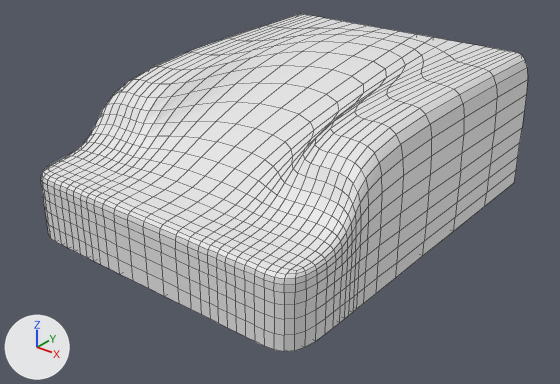
Two versions of the Blender file Blender/Models/PourshhCar1_BoxTopo.blend, one commit apart.
Camera for both pictures: a 50 mm camera at (2.16, -2.78, 1.79) aimed at (0.03, -0.12, 0.14). The lights are fixed; the arrows at lower left show +X, +Y and +Z. The older version comes first. Mesh edges are drawn as thin lines.
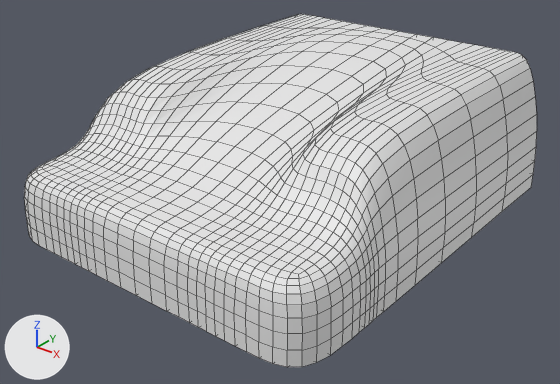
Location of each change, (x1, y1, x2, y2) in pixels of the pictures (560 x 384 px; the box of a moved part takes in the faces that stretch with it):
```json
{"object": "Cube.001", "change": "reshaped", "before": [41, 14, 528, 352], "after": [24, 14, 537, 367]}
{"part": 1, "of": "me_cube_002", "change": "moved or reshaped", "before": [41, 152, 73, 245], "after": [24, 149, 74, 249]}
{"part": 2, "of": "me_cube_002", "change": "moved or reshaped", "before": [75, 120, 98, 151], "after": [70, 110, 100, 150], "on screen": "mostly hidden"}
{"part": 3, "of": "me_cube_002", "change": "moved or reshaped", "before": [54, 176, 262, 341], "after": [42, 177, 260, 352]}
{"part": 4, "of": "me_cube_002", "change": "moved or reshaped", "before": [254, 246, 336, 352], "after": [246, 248, 353, 367]}
{"part": 5, "of": "me_cube_002", "change": "moved or reshaped", "before": [330, 68, 528, 328], "after": [333, 69, 537, 338]}
```

The change, as JSON lines over the scene's bpy script:
```json
{"block": "me_cube_002", "where": "# used by ob_cube_001; location = (0.0, 0.0, 0.0)"}
{"op": "remove", "block": "me_cube_002", "code": "me_cube_002.from_pydata(...)  # 102 vertices, 100 faces; spans x -0.77..0.77, y -0.96..1.0, z 0.0..0.71"}
{"op": "add", "block": "me_cube_002", "code": "me_cube_002.from_pydata(...)  # 102 vertices, 100 faces; spans x -0.86..0.86, y -1.03..1.0, z 0.0..0.71"}
{"block": "me_cube_002", "change": "me_cube_002 part 1: all 2 vertices in x -0.77, y -0.96, z 0.0..0.3 are moved by (-0.1, -0.07, 0.0)"}
{"block": "me_cube_002", "change": "me_cube_002 part 2: all 8 vertices in x -0.77, y -0.67..1.0, z 0.0..0.3 are moved by (-0.1, 0.0, 0.0)"}
{"block": "me_cube_002", "change": "me_cube_002 part 3: all 12 vertices in x -0.59..0.59, y -0.96, z 0.0..0.3 are moved by (0.0, -0.07, 0.0)"}
{"block": "me_cube_002", "change": "me_cube_002 part 4: all 2 vertices in x 0.77, y -0.96, z 0.0..0.3 are moved by (0.1, -0.07, 0.0)"}
{"block": "me_cube_002", "change": "me_cube_002 part 5: all 8 vertices in x 0.77, y -0.67..1.0, z 0.0..0.3 are moved by (0.1, 0.0, 0.0)"}
```
